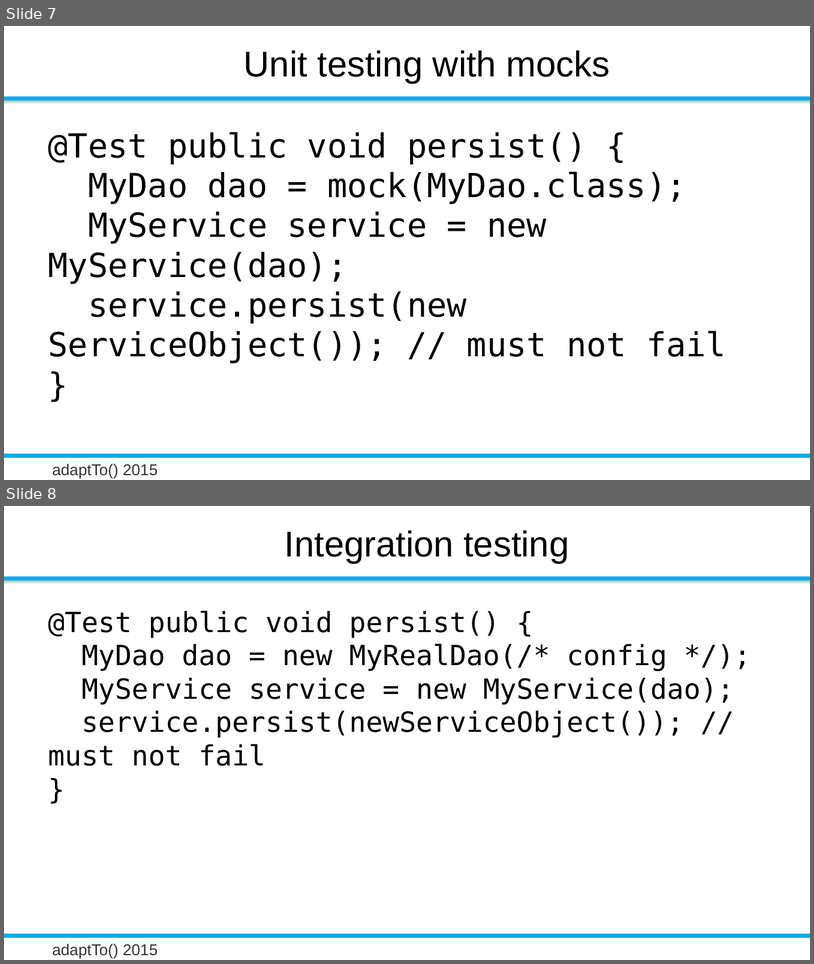
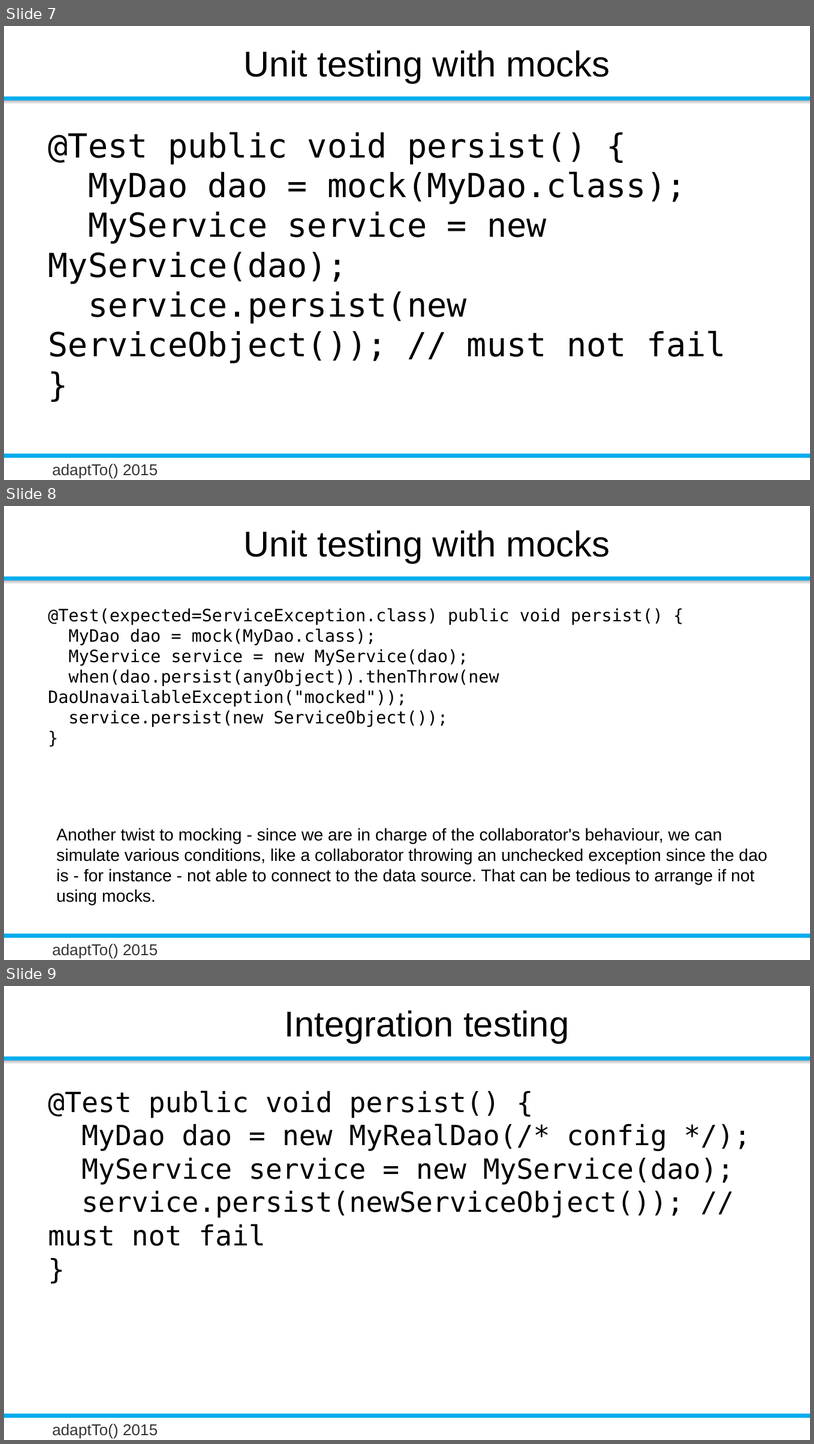
Before and after one commit to rombert/talks, a slide deck: adaptTo2015/How_Do_I_Test_My_Sling_Application-Robert_Munteanu_unedited.odp. Shown one above the other, each under a label of ours: slides 7 and 8 before the commit, slides 7, 8 and 9 after it. The pictures are 814x964 and 814x1444 pixels, drawn with LibreOffice and Linux fonts; fonts in the diff are those of the drawing; background and template pictures are left out. Boxes give left, top, right and bottom in pixels: in the first picture for what was removed or moved away, otherwise in the second. Text is boxed around its words. In the diff, an @@ line names an element or a change of style, - is before the commit and + after.

```diff
--- a/adaptTo2015/How_Do_I_Test_My_Sling_Application-Robert_Munteanu_unedited.odp
+++ b/adaptTo2015/How_Do_I_Test_My_Sling_Application-Robert_Munteanu_unedited.odp
@@ slide 8 added at (4,506,810,960), background #FFFFFF; not listed: 4 template elements that a slide beside it also shows @@
@@ title added at (244,530,611,563), 32 pt, text #000000 @@
+Unit testing with mocks
@@ text added at (48,608,767,905), 15.2 pt, text #000000 @@
+@Test(expected=ServiceException.class) public void persist() {
+MyDao dao = mock(MyDao.class);
+MyService service = new MyService(dao);
+when(dao.persist(anyObject)).thenThrow(new DaoUnavailableException("mocked"));
+service.persist(new ServiceObject());
+}
+Another twist to mocking - since we are in charge of the collaborator's behaviour, we can simulate various conditions, like a collaborator throwing an unchecked exception since the dao is - for instance - not able to connect to the data source. That can be tedious to arrange if not using mocks.
@@ what was slide 8 is now slide 9 @@
```
Also in this commit, not shown: 3 slides changed, 4 other slides added, 1 slide removed, 14 other files.
